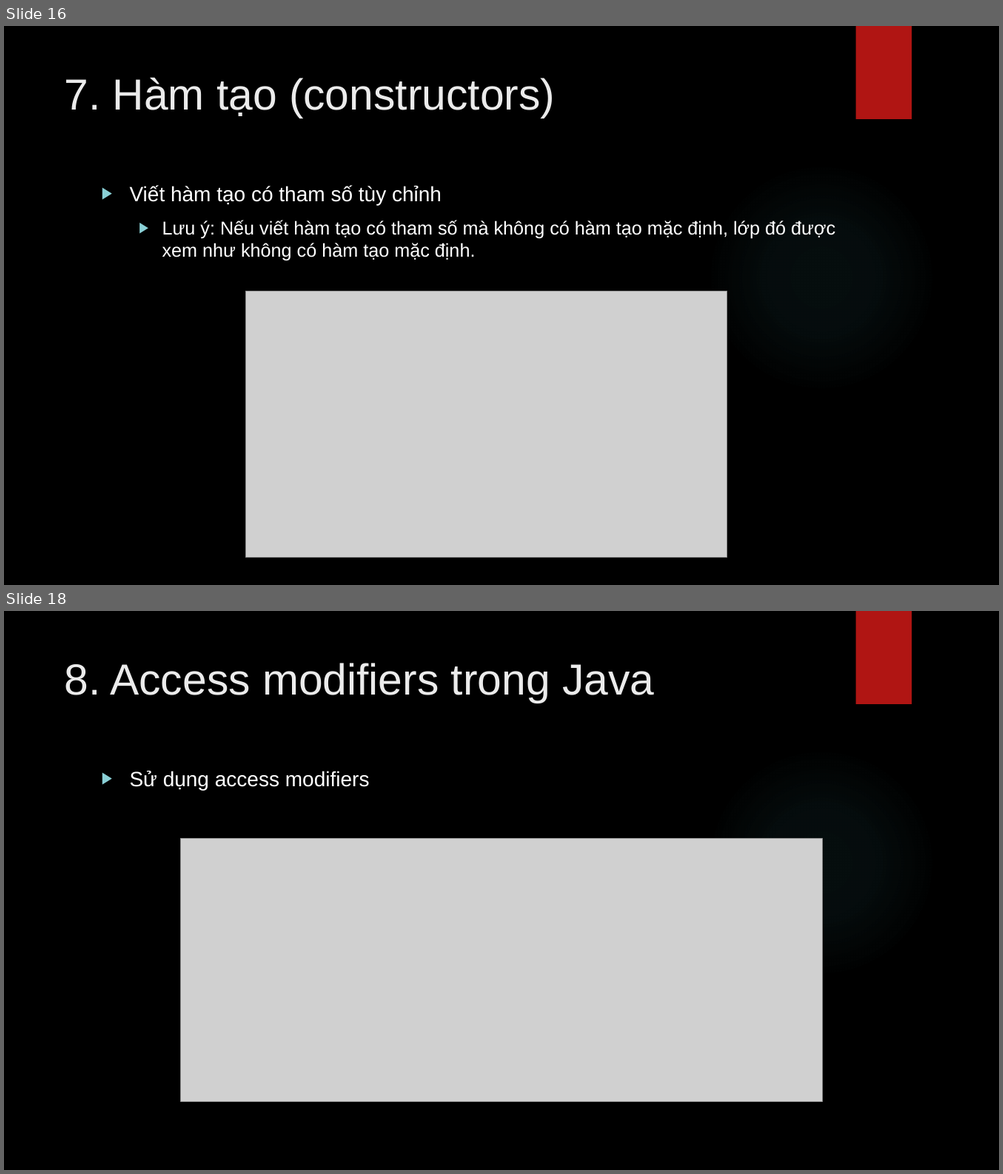
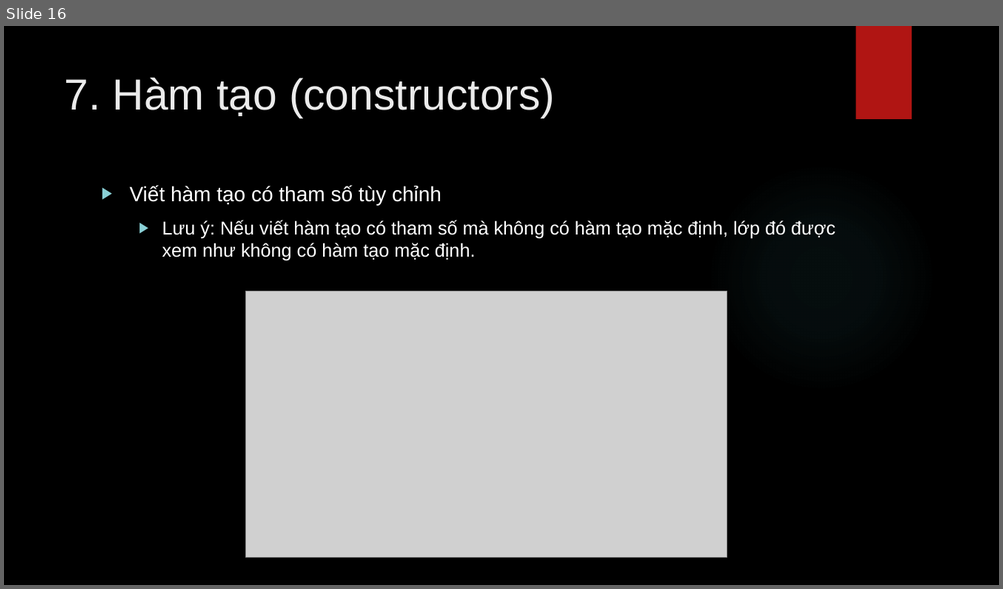
Before and after one commit to lequochai26/GDUTraining_Basic_Java_Web_Development, a slide deck: Slides/Day_5_1.pptx. Shown one above the other, each under a label of ours: slides 16 and 18 before the commit, slide 16 after it; the slides between them are not shown. The pictures are 1003x1174 and 1003x589 pixels, drawn with LibreOffice and Linux fonts; fonts in the diff are those of the drawing; grey boxes stand for pictures; background and template pictures are left out. Boxes give left, top, right and bottom in pixels: in the first picture for what was removed or moved away, otherwise in the second. Text is boxed around its words. In the diff, an @@ line names an element or a change of style, - is before the commit and + after.

```diff
--- a/Slides/Day_5_1.pptx
+++ b/Slides/Day_5_1.pptx
@@ slide 18 removed at (4,611,999,1170), background picture (left out); not listed: 2 template elements that a slide beside it also shows @@
@@ title removed at (64,663,654,703) @@
-8. Access modifiers trong Java
@@ text removed at (130,771,370,790) @@
-▶ Sử dụng access modifiers
@@ picture removed at (181,839,822,1102) @@
```
Also in this commit, not shown: 10 other slides removed.
